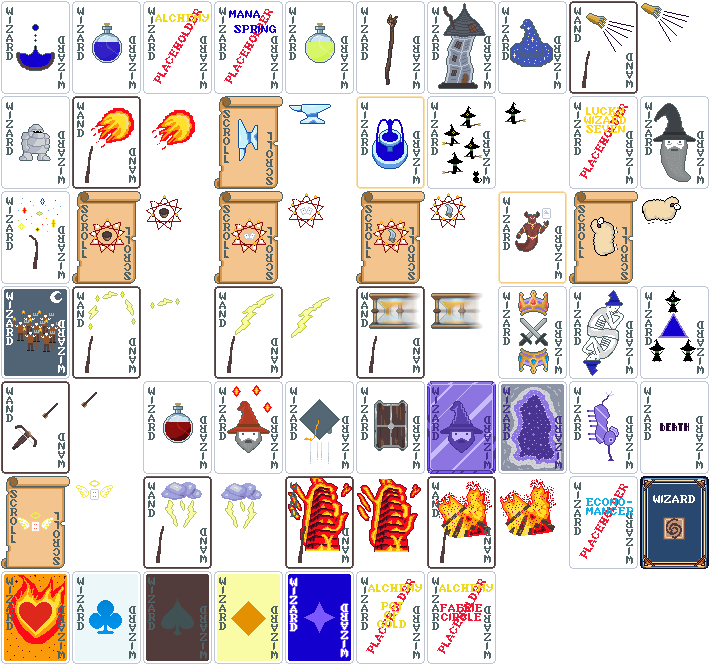
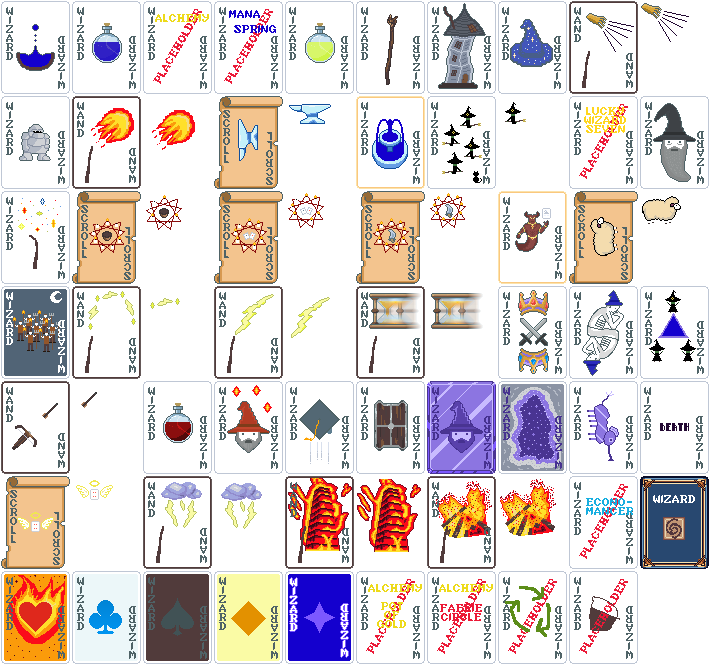
Layer changes from the first 710px x 665px image to the second:
added layer "Placeholder recycling" above "Placeholder satchel" over [498, 571, 567, 664]
added layer "Placeholder satchel" over [569, 571, 638, 664]
